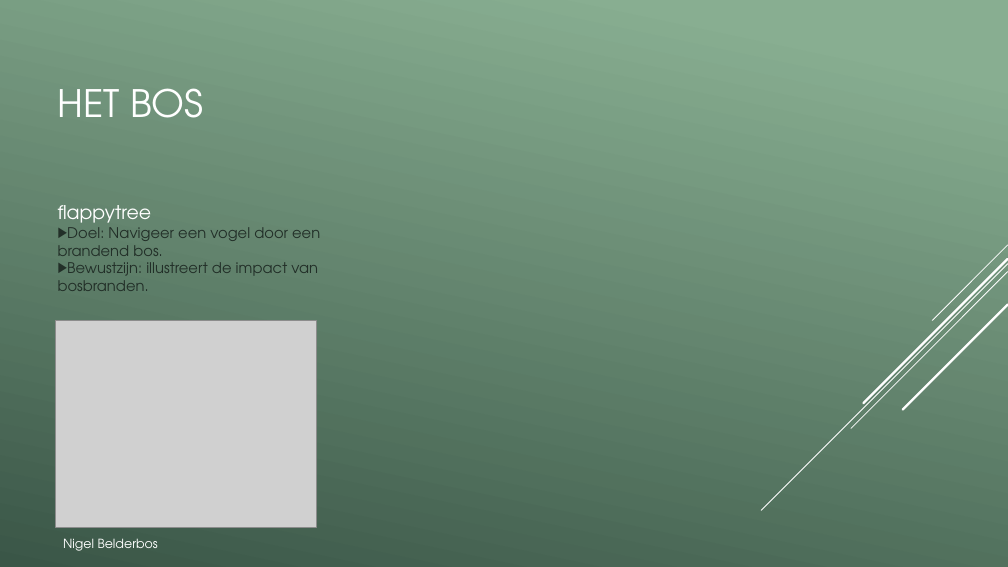
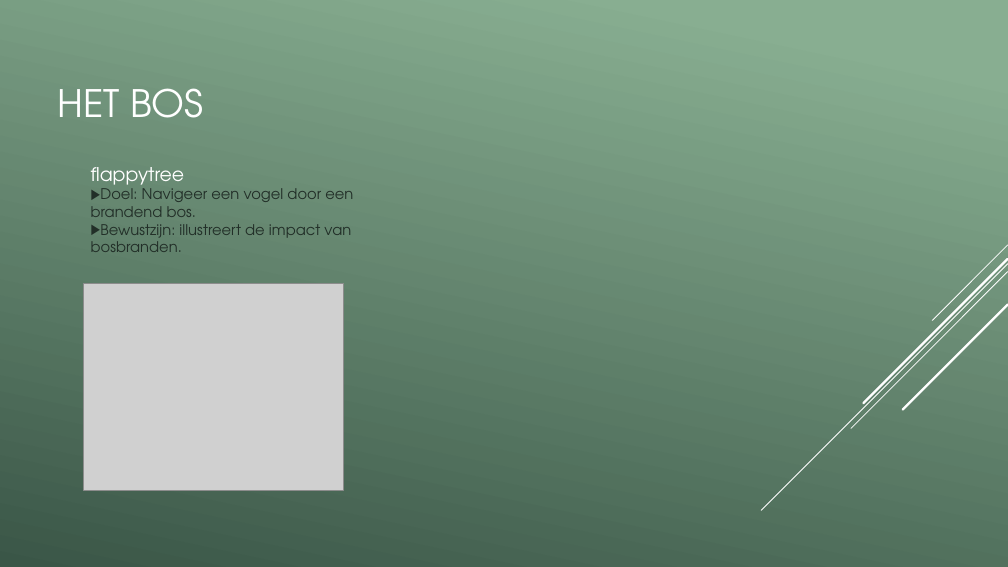
Before and after one commit to vives-project-xp/EducationalGame2, a slide deck: slide 5 of Educational_game_2.pptx. Drawn at 1008x567 pixels with LibreOffice and Linux fonts; fonts in the diff are those of the drawing; grey boxes stand for pictures. Boxes give left, top, right and bottom in pixels: in the first picture for what was removed or moved away, otherwise in the second. Text is boxed around its words. In the diff, an @@ line names an element or a change of style, - is before the commit and + after.

```diff
--- a/Educational_game_2.pptx
+++ b/Educational_game_2.pptx
@@ text "flappytree": place and size @@
-text "flappytree" at box(58, 205, 320, 291)
+text "flappytree" at box(91, 167, 353, 252)
@@ picture: place and size @@
-picture at box(56, 321, 316, 527)
+picture at box(83, 284, 343, 490)
@@ text removed at box(63, 538, 158, 551) @@
-Nigel Belderbos
```
Also in this commit, not shown: 5 other slides changed, 2 slides added, 1 slide removed, 2 other files.
